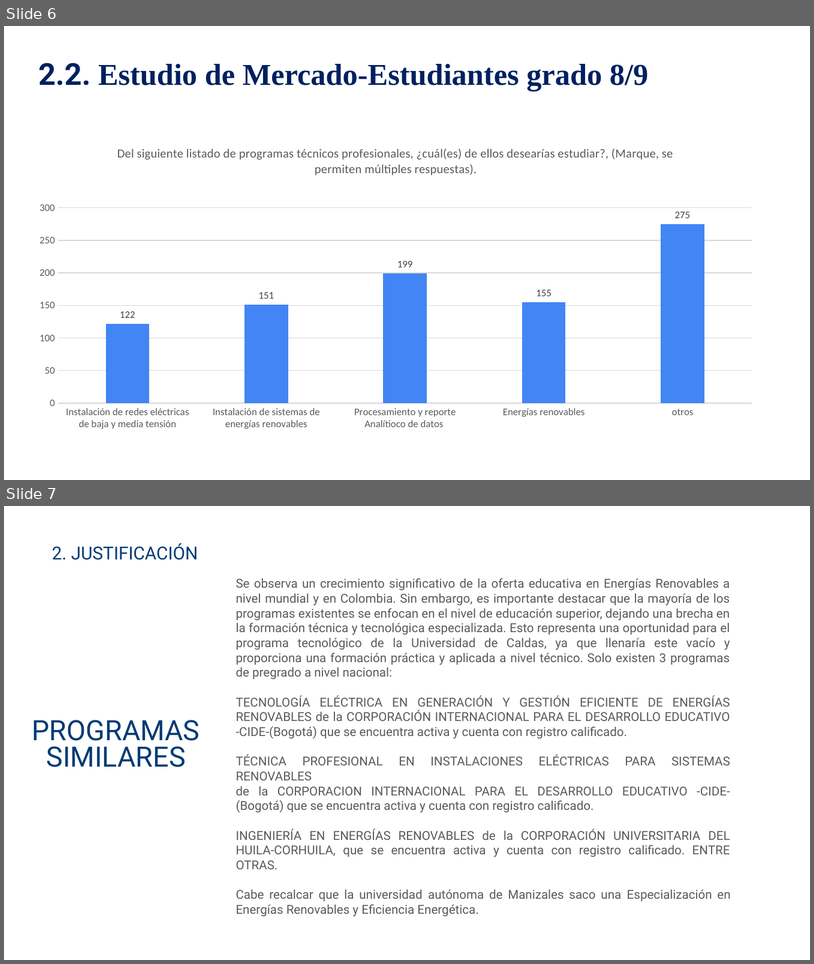
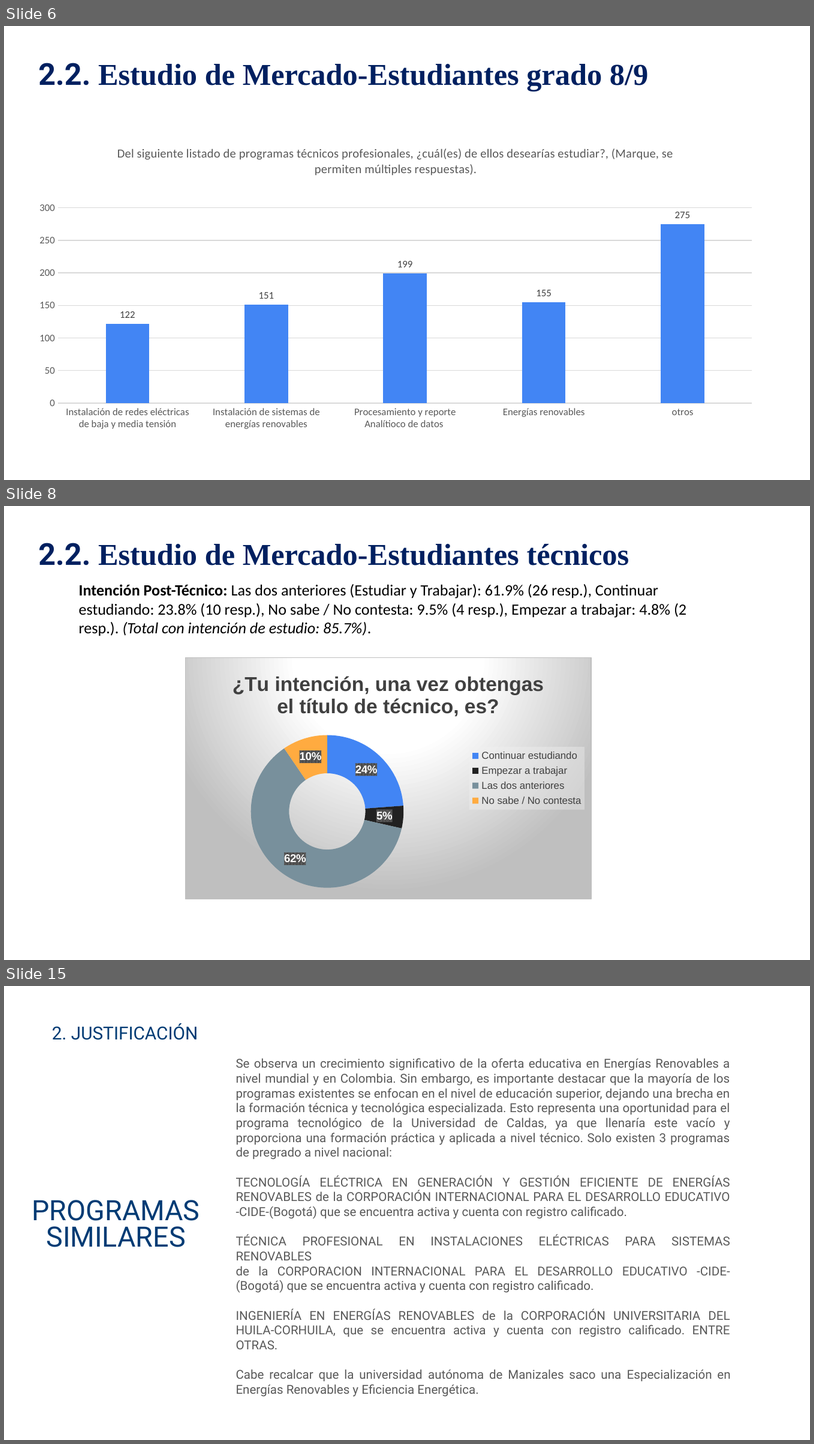
Before and after one commit to DanielVickG87/TECNOLOGIA_ELECTRICA_EN_GENERACION_Y_GESTION_EFICIENTE_DE_ENERGIAS_RENOVABLES, a slide deck: Presentación decanatura TECNOLOGÍA ELÉCTRICA EN GENERACIÓN Y GESTIÓN EFICIENTE DE ENERGÍAS RENOVABLES.pptx. Shown one above the other, each under a label of ours: slides 6 and 7 before the commit, slides 6, 8 and 15 after it; the slides between them are not shown. The pictures are 814x964 and 814x1444 pixels, drawn with LibreOffice and Linux fonts; fonts in the diff are those of the drawing; background and template pictures are left out. Boxes give left, top, right and bottom in pixels: in the first picture for what was removed or moved away, otherwise in the second. Text is boxed around its words. In the diff, an @@ line names an element or a change of style, - is before the commit and + after.

```diff
--- a/Presentación decanatura TECNOLOGÍA ELÉCTRICA EN GENERACIÓN Y GESTIÓN EFICIENTE DE ENERGÍAS RENOVABLES.pptx
+++ b/Presentación decanatura TECNOLOGÍA ELÉCTRICA EN GENERACIÓN Y GESTIÓN EFICIENTE DE ENERGÍAS RENOVABLES.pptx
@@ slide 8 added at bbox=[4, 506, 810, 960], background picture (left out) @@
@@ text added at bbox=[38, 543, 630, 565], 27 pt, text #002060, bold @@
+2.2. Estudio de Mercado-Estudiantes técnicos
@@ text added at bbox=[79, 584, 687, 636], 14 pt, text #000000 @@
+Intención Post-Técnico: Las dos anteriores (Estudiar y Trabajar): 61.9% (26 resp.), Continuar estudiando: 23.8% (10 resp.), No sabe / No contesta: 9.5% (4 resp.), Empezar a trabajar: 4.8% (2 resp.). (Total con intención de estudio: 85.7%).
@@ doughnut chart added at bbox=[185, 657, 592, 899] @@
+title "¿Tu intención, una vez obtengas el título de técnico, es? "
+categories: Continuar estudiando, Empezar a trabajar, Las dos anteriores, No sabe / No contesta
+Series 1: 24, 5, 62, 10
@@ what was slide 7 is now slide 15 @@
```
Also in this commit, not shown: 7 other slides added, 1 slide removed, 3 other files.
